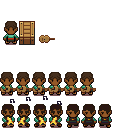
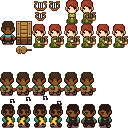
Before/after of a w=128, h=131 layered artwork. What changed in the layer stack:
painted on "ilex.png" over box(0, 0, 128, 54)
